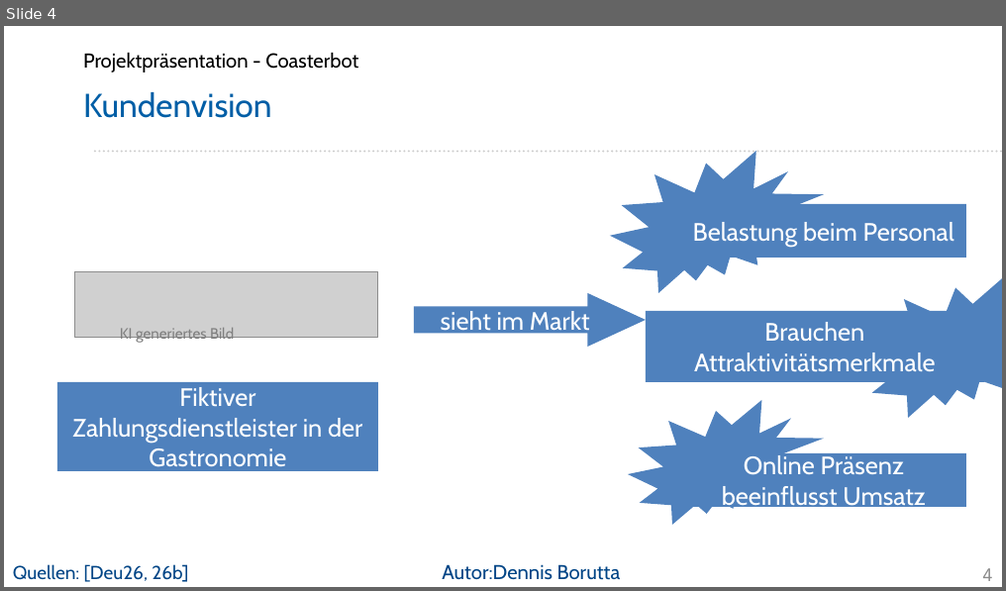
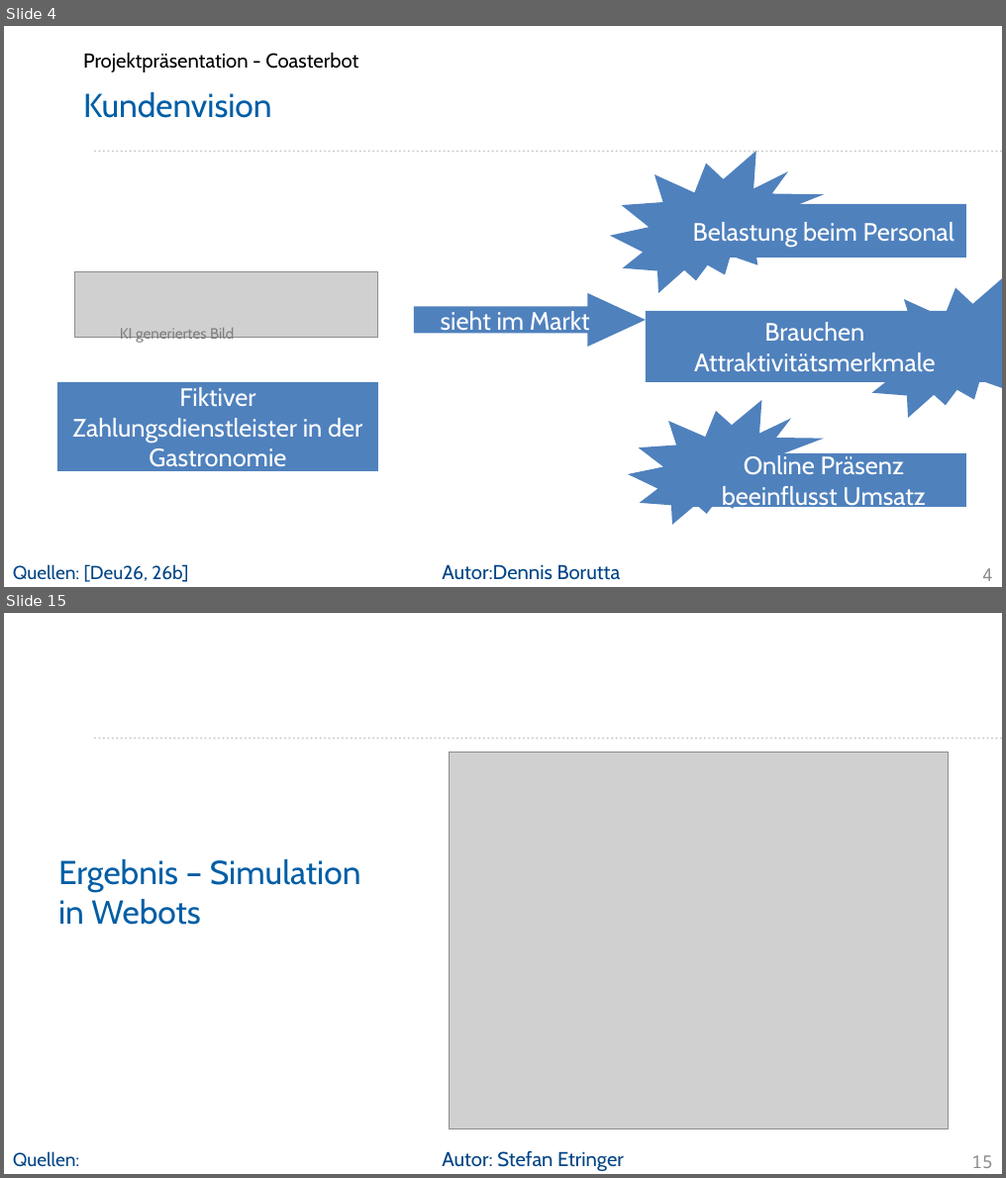
Before and after one commit to Project-CoasterBot/coasterbot, a slide deck: M6_Projekträsentation/se_Projektpräsentation_Coasterbot.odp. Shown one above the other, each under a label of ours: slide 4 before the commit, slides 4 and 15 after it; the slides between them are not shown. The pictures are 1006x591 and 1006x1178 pixels, drawn with LibreOffice and Linux fonts; fonts in the diff are those of the drawing; grey boxes stand for pictures; background and template pictures are left out. Boxes give left, top, right and bottom in pixels: in the first picture for what was removed or moved away, otherwise in the second. Text is boxed around its words. In the diff, an @@ line names an element or a change of style, - is before the commit and + after.

Commit message:
Bilder eingefügt, Text angepasst

```diff
--- a/M6_Projekträsentation/se_Projektpräsentation_Coasterbot.odp
+++ b/M6_Projekträsentation/se_Projektpräsentation_Coasterbot.odp
@@ slide 15 added at bbox=[4, 613, 1002, 1174], background #FFFFFF; not listed: 1 template element that a slide beside it also shows @@
@@ picture added at bbox=[450, 753, 948, 1130] @@
@@ title added at bbox=[58, 860, 361, 925], 26.4 pt, text #005EA6 @@
+Ergebnis – Simulation
+in Webots
@@ text added at bbox=[13, 1152, 79, 1167], 15 pt, text #004586 @@
+Quellen:
@@ text added at bbox=[442, 1151, 624, 1171], 16 pt, text #004586 @@
+Autor: Stefan Etringer
@@ page number added at bbox=[971, 1156, 992, 1168], 14 pt, text #8C8C8C @@
+15
```
Also in this commit, not shown: 11 slides changed, 3 other slides added, 1 slide removed.
